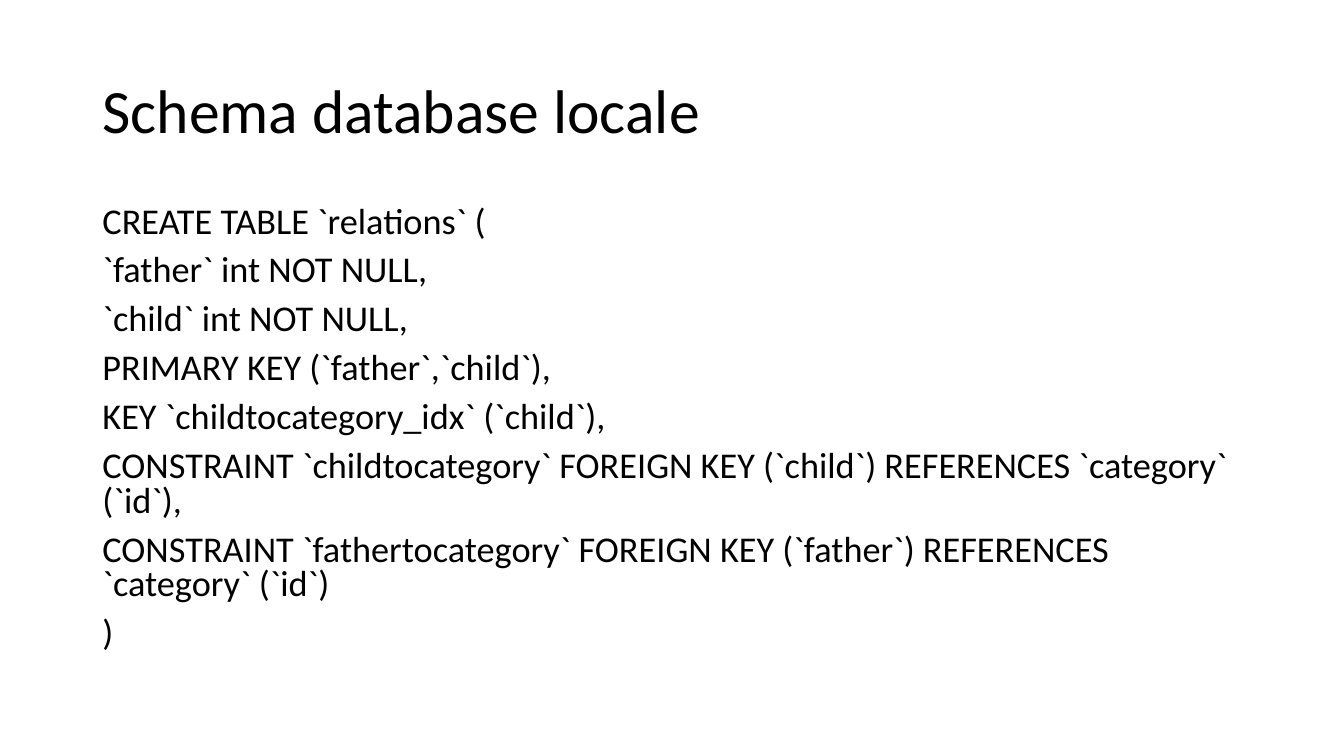
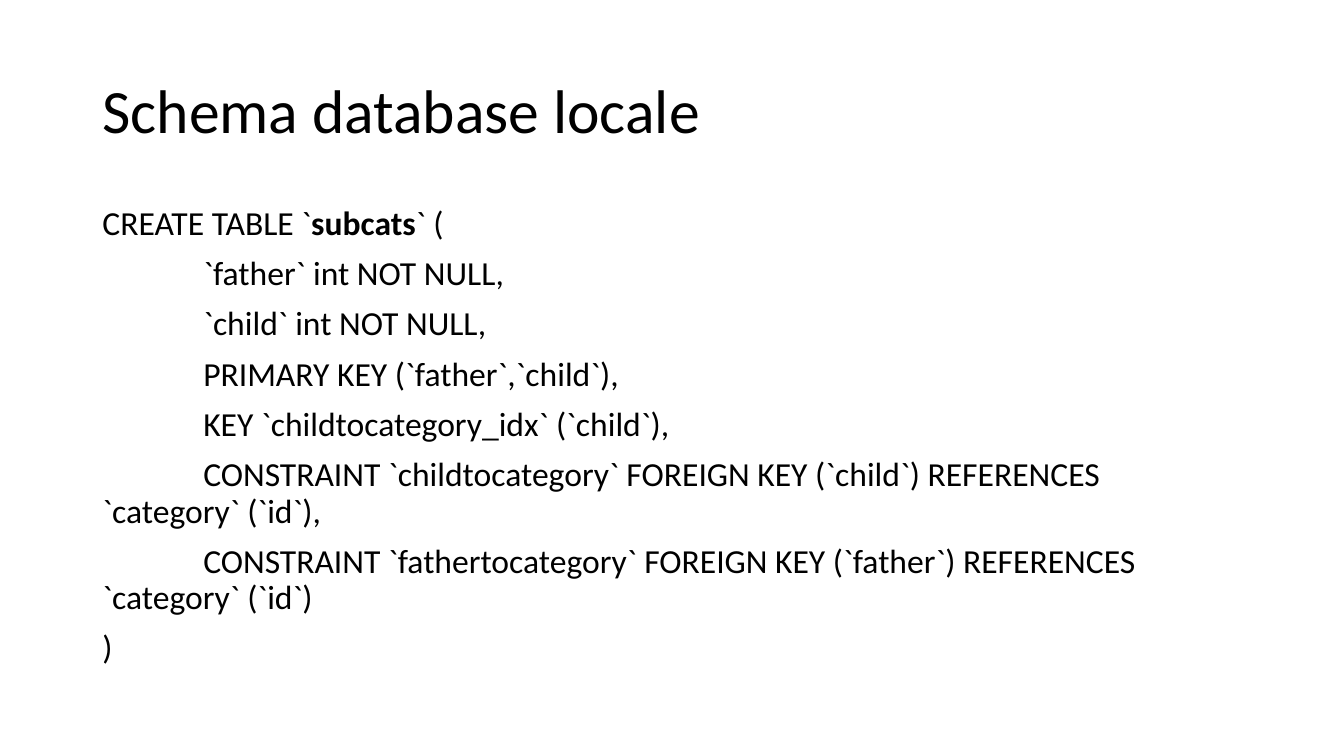
Before and after one commit to Trixyz28/TIW-ImgCatalog, a slide deck: slide 8 of Documents/ImgCatalog.pptx. Drawn at 1344x756 pixels with LibreOffice and Linux fonts; fonts in the diff are those of the drawing. Boxes give left, top, right and bottom in pixels: in the first picture for what was removed or moved away, otherwise in the second. Text is boxed around its words. In the diff, an @@ line names an element or a change of style, - is before the commit and + after.

```diff
--- a/Documents/ImgCatalog.pptx
+++ b/Documents/ImgCatalog.pptx
@@ text at [102,211,425,236]: text changed; size 25.9 to 24 pt @@
-CREATE TABLE `relations` (
+CREATE TABLE `subcats` (
@@ text at [102,261,1135,615]: size 25.9 to 24 pt; line spacing 0.8 to 0.9 @@
```
Also in this commit, not shown: 13 other slides changed, 5 slides added, 6 slides removed, 4 other files.
